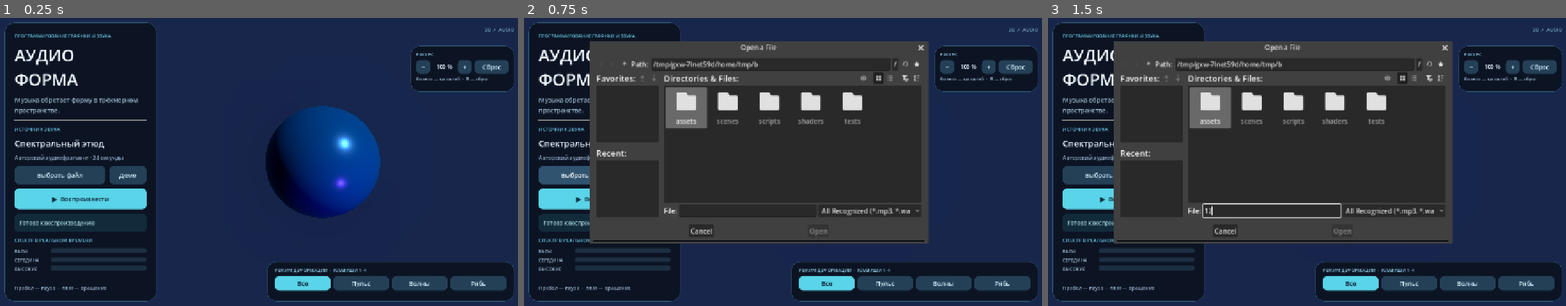
Above: before the commit, frames 1-3 (left to right).
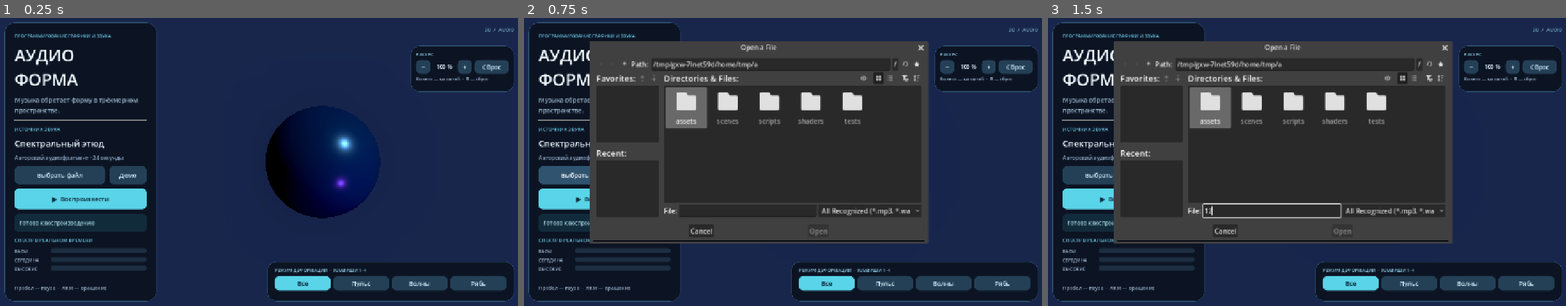
Above: after the commit, the same moments.

Repository: PavelLeon1/Audioforma
Game: Godot game, scene res://scenes/main.tscn
Two runs of this game, one before a commit and one after it. Both use one fixed random seed, a clock stepped at 60 frames per second and the inputs below. Sound files missing from this copy of the repository are replaced by a short silence.
Inputs (mouse positions are in pixels of both pictures, inside the frame that each line leads up to):
- Up to frame 1 (0.25 s): no input
- Up to frame 2 (0.75 s): click "Выбрать файл" at 0.5 s
- Up to frame 3 (1.5 s): click (1270, 210) at 1.27 s; type "12" at 1.35 s

The runs differ from the first frame. In frame 1, 6.3% of the frame differs, in the area x 51-74%, y 30-70%; in frame 2, less than 0.1%; in frame 3, less than 0.1%.

Commit message:
feat: добавить басовые волны и различие треков

Diff:
--- a/scripts/audio_controller.gd
+++ b/scripts/audio_controller.gd
@@ -5,6 +5,7 @@
 signal source_changed
 
 const SpectrumMapper = preload("res://scripts/spectrum_mapper.gd")
+const BassBeatDetector = preload("res://scripts/bass_beat_detector.gd")
 const DEMO_STREAM = preload("res://assets/audio/demo.wav")
 const BUS_NAME := "Audio Analysis"
 const INVALID_AUDIO_MESSAGE := "Не удалось прочитать аудиофайл. Проверьте его формат."
@@ -18,6 +19,8 @@
 var _analyzer: AudioEffectSpectrumAnalyzerInstance
 var _spectrum := Vector3.ZERO
 var _level := 0.0
+var _bass_beat_detector = BassBeatDetector.new()
+var _bass_hit := 0.0
 
 
 func _ready() -> void:
@@ -85,6 +88,7 @@
 
 func get_spectrum_analysis(delta: float) -> Vector3:
 	var target := Vector3.ZERO
+	_bass_hit = 0.0
 	if is_active():
 		if _analyzer == null and _bus_index >= 0:
 			_analyzer = AudioServer.get_bus_effect_instance(_bus_index, 0) as AudioEffectSpectrumAnalyzerInstance
@@ -94,8 +98,17 @@
 				_read_band(250.0, 2000.0),
 				_read_band(2000.0, 8000.0)
 			)
+			_bass_hit = _bass_beat_detector.update(_read_magnitude(20.0, 120.0), delta, true)
+		else:
+			_bass_beat_detector.reset()
+	else:
+		_bass_beat_detector.reset()
 	_spectrum = SpectrumMapper.smooth(_spectrum, target, delta)
 	return _spectrum
+
+
+func get_bass_hit() -> float:
+	return _bass_hit
 
 
 func get_audio_level(delta: float) -> float:
@@ -109,10 +122,14 @@
 
 
 func _read_band(from_hz: float, to_hz: float) -> float:
+	return SpectrumMapper.normalize_magnitude(_read_magnitude(from_hz, to_hz))
+
+
+func _read_magnitude(from_hz: float, to_hz: float) -> float:
 	var stereo := _analyzer.get_magnitude_for_frequency_range(
 		from_hz, to_hz, AudioEffectSpectrumAnalyzerInstance.MAGNITUDE_MAX
 	)
-	return SpectrumMapper.normalize_magnitude(maxf(stereo.x, stereo.y))
+	return maxf(stereo.x, stereo.y)
 
 
 func _prepare_audio_bus() -> void:
@@ -141,6 +158,8 @@
 	source_description = "%s · %d с" % [format, seconds]
 	_spectrum = Vector3.ZERO
 	_level = 0.0
+	_bass_beat_detector.reset()
+	_bass_hit = 0.0
 	if autoplay:
 		player.play()
 	source_changed.emit()
--- /dev/null
+++ b/scripts/bass_beat_detector.gd
@@ -0,0 +1,44 @@
+extends RefCounted
+
+const MIN_DB := -45.0
+const ONSET_DB := 2.6
+const RISE_DB := 1.2
+const BASELINE_SECONDS := 0.65
+const COOLDOWN_SECONDS := 0.27
+
+var _initialized := false
+var _baseline_db := 0.0
+var _previous_db := 0.0
+var _cooldown := 0.0
+
+
+func reset() -> void:
+	_initialized = false
+	_baseline_db = 0.0
+	_previous_db = 0.0
+	_cooldown = 0.0
+
+
+func update(magnitude: float, delta: float, active: bool) -> float:
+	if not active:
+		reset()
+		return 0.0
+
+	var current_db := linear_to_db(maxf(magnitude, 0.000001))
+	if not _initialized:
+		_initialized = true
+		_baseline_db = current_db
+		_previous_db = current_db
+		return 0.0
+
+	_cooldown = maxf(0.0, _cooldown - maxf(delta, 0.0))
+	var contrast := current_db - _baseline_db
+	var rise := current_db - _previous_db
+	var detected := current_db >= MIN_DB and contrast >= ONSET_DB and rise >= RISE_DB and _cooldown <= 0.0
+	var baseline_weight := 1.0 - exp(-maxf(delta, 0.0) / BASELINE_SECONDS)
+	_baseline_db = lerpf(_baseline_db, current_db, baseline_weight)
+	_previous_db = current_db
+	if detected:
+		_cooldown = COOLDOWN_SECONDS
+		return clampf(contrast / 7.0, 0.4, 1.0)
+	return 0.0
--- a/scripts/main.gd
+++ b/scripts/main.gd
@@ -26,6 +26,7 @@
 var orbit_pitch := 0.0
 var motion_time := 0.0
 var deformation_mode := 0
+var _bass_wave_slot := 0
 
 
 func _ready() -> void:
@@ -33,6 +34,7 @@
 	_set_mode(0)
 	audio_controller.playback_changed.connect(_update_playback_interface)
 	audio_controller.source_changed.connect(_update_source_interface)
+	audio_controller.source_changed.connect(_reset_bass_waves)
 	_update_source_interface()
 	_update_playback_interface()
 
@@ -44,6 +46,9 @@
 	var bands := audio_controller.get_spectrum_analysis(delta)
 	var level := audio_controller.get_audio_level(delta)
 	motion_time += delta
+	var bass_hit := audio_controller.get_bass_hit()
+	if bass_hit > 0.0:
+		_register_bass_hit(bass_hit)
 	_apply_audio_state(bands, level)
 	for index in range(3):
 		spectrum_bars[index].value = bands[index] * 100.0
@@ -55,6 +60,20 @@
 	orb_material.set_shader_parameter("high", bands.z)
 	orb_material.set_shader_parameter("level", level)
 	orb_material.set_shader_parameter("motion_time", motion_time)
+
+
+func _register_bass_hit(strength: float) -> void:
+	var suffix := "a" if _bass_wave_slot == 0 else "b"
+	orb_material.set_shader_parameter("bass_hit_time_" + suffix, motion_time)
+	orb_material.set_shader_parameter("bass_hit_strength_" + suffix, strength)
+	_bass_wave_slot = 1 - _bass_wave_slot
+
+
+func _reset_bass_waves() -> void:
+	_bass_wave_slot = 0
+	for suffix in ["a", "b"]:
+		orb_material.set_shader_parameter("bass_hit_time_" + suffix, -10.0)
+		orb_material.set_shader_parameter("bass_hit_strength_" + suffix, 0.0)
 
 
 func _set_mode(index: int) -> void:
--- a/scripts/spectrum_mapper.gd
+++ b/scripts/spectrum_mapper.gd
@@ -1,7 +1,7 @@
 extends RefCounted
 
 const FLOOR_DB := -66.0
-const CEILING_DB := -18.0
+const CEILING_DB := 0.0
 const ATTACK_SECONDS := 0.055
 const RELEASE_SECONDS := 0.22
 
@@ -22,7 +22,7 @@
 
 
 static func normalize_peak(decibels: float) -> float:
-	return clampf((decibels + 60.0) / 54.0, 0.0, 1.0)
+	return clampf((decibels + 60.0) / 60.0, 0.0, 1.0)
 
 
 static func smooth_level(current: float, target: float, delta: float) -> float:
--- a/shaders/orb.gdshader
+++ b/shaders/orb.gdshader
@@ -7,9 +7,23 @@
 uniform float level : hint_range(0.0, 1.0) = 0.0;
 uniform int deformation_mode : hint_range(0, 3) = 0;
 uniform float motion_time = 0.0;
+uniform float bass_hit_time_a = -10.0;
+uniform float bass_hit_strength_a : hint_range(0.0, 1.0) = 0.0;
+uniform float bass_hit_time_b = -10.0;
+uniform float bass_hit_strength_b : hint_range(0.0, 1.0) = 0.0;
 
 varying float wave_light;
 varying float ripple_light;
+varying float impact_light;
+
+float bass_wave(vec3 direction, float hit_time, float strength) {
+	float age = motion_time - hit_time;
+	float polar_angle = acos(clamp(direction.y, -1.0, 1.0));
+	float distance_to_front = (polar_angle - age * 4.0) / 0.22;
+	float front = exp(-distance_to_front * distance_to_front);
+	float attenuation = exp(-max(age, 0.0) * 0.9);
+	return strength * front * attenuation * step(0.0, age) * (1.0 - step(1.1, age));
+}
 
 void vertex() {
 	vec3 point = VERTEX;
@@ -19,10 +33,12 @@
 	float wave = sin(point.y * 5.5 + angle * 3.0 - motion_time * 4.0);
 	float ripple = sin(point.x * 23.0 + motion_time * 15.0)
 		* sin(point.y * 23.0 - motion_time * 13.0);
+	float bass_front = bass_wave(direction, bass_hit_time_a, bass_hit_strength_a)
+		+ bass_wave(direction, bass_hit_time_b, bass_hit_strength_b);
 	float offset = 0.0;
 
 	if (deformation_mode == 0 || deformation_mode == 1) {
-		offset += pulse;
+		offset += pulse + bass_front * 0.38;
 	}
 	if (deformation_mode == 0 || deformation_mode == 2) {
 		offset += mid * wave * 0.23;
@@ -34,18 +50,24 @@
 	VERTEX += direction * offset;
 	wave_light = wave * mid;
 	ripple_light = ripple * high;
+	impact_light = bass_front;
 }
 
 void fragment() {
-	vec3 quiet_color = vec3(0.045, 0.33, 0.58);
-	vec3 active_color = vec3(0.55, 0.09, 0.25);
-	vec3 surface_color = mix(quiet_color, active_color, smoothstep(0.07, 0.92, level));
-	float pattern = max(wave_light, 0.0) * 0.23 + max(ripple_light, 0.0) * 0.13;
+	vec3 quiet_color = vec3(0.055, 0.16, 0.31);
+	vec3 bass_color = vec3(0.17, 0.14, 0.43);
+	vec3 mid_color = vec3(0.48, 0.10, 0.32);
+	vec3 high_color = vec3(0.09, 0.48, 0.60);
+	float band_sum = max(bass + mid + high, 0.001);
+	vec3 band_color = (bass * bass_color + mid * mid_color + high * high_color) / band_sum;
+	vec3 surface_color = mix(quiet_color, band_color, smoothstep(0.05, 0.65, band_sum));
+	float pattern = max(wave_light, 0.0) * 0.23 + max(ripple_light, 0.0) * 0.13 + impact_light * 0.52;
 	float rim = pow(1.0 - max(dot(normalize(NORMAL), normalize(VIEW)), 0.0), 2.6);
 
 	ALBEDO = surface_color + vec3(pattern * 0.18, pattern * 0.42, pattern * 0.56);
 	METALLIC = 0.23;
 	ROUGHNESS = 0.27;
-	EMISSION = surface_color * (0.12 + level * 0.85 + pattern * 0.4)
-		+ mix(vec3(0.06, 0.3, 0.5), vec3(0.8, 0.13, 0.38), level) * rim * (0.2 + level * 0.8);
+	EMISSION = surface_color * (0.12 + level * 0.78 + pattern * 0.55)
+		+ band_color * rim * (0.2 + level * 0.8)
+		+ vec3(0.32, 0.78, 1.0) * impact_light * 1.5;
 }
--- a/tests/test_audio_analysis.gd
+++ b/tests/test_audio_analysis.gd
@@ -90,8 +90,18 @@
 	if controller.source_name != "Спектральный этюд":
 		_fail("Не удалось вернуться к демофрагменту")
 		return
+	var demo_hits := 0
+	for frame in range(75):
+		await create_timer(0.04).timeout
+		controller.get_spectrum_analysis(0.04)
+		if controller.get_bass_hit() > 0.0:
+			demo_hits += 1
+	if demo_hits < 2:
+		_fail("Басовые удары демофрагмента не запускают волны")
+		return
+	print("DEMO BASS HITS: %d" % demo_hits)
 
-	print("PASS: загрузка WAV/MP3/OGG, спектр и общая громкость")
+	print("PASS: загрузка WAV/MP3/OGG, спектр, громкость и удары")
 	player.stop()
 	holder.queue_free()
 	await create_timer(0.3).timeout
--- /dev/null
+++ b/tests/test_bass_beat_detector.gd
@@ -0,0 +1,37 @@
+extends SceneTree
+
+const Detector = preload("res://scripts/bass_beat_detector.gd")
+
+
+func _initialize() -> void:
+	var detector = Detector.new()
+	for frame in range(40):
+		if detector.update(db_to_linear(-28.0), 0.02, true) != 0.0:
+			_fail("Ровный бас не должен запускать бегущую волну")
+			return
+	if detector.update(db_to_linear(-26.0), 0.02, true) != 0.0:
+		_fail("Небольшое изменение баса не должно считаться ударом")
+		return
+	var first_hit: float = detector.update(db_to_linear(-20.0), 0.02, true)
+	if first_hit < 0.4:
+		_fail("Резкий басовый удар не обнаружен")
+		return
+	if detector.update(db_to_linear(-20.0), 0.02, true) != 0.0:
+		_fail("Один удар не должен запускать две волны")
+		return
+	for frame in range(25):
+		detector.update(db_to_linear(-28.0), 0.02, true)
+	if detector.update(db_to_linear(-20.0), 0.02, true) < 0.4:
+		_fail("Следующий басовый удар не обнаружен")
+		return
+	detector.update(0.0, 0.02, false)
+	if detector.update(db_to_linear(-20.0), 0.02, true) != 0.0:
+		_fail("После паузы детектор должен заново измерить фон")
+		return
+	print("PASS: детектор басовых ударов")
+	quit(0)
+
+
+func _fail(message: String) -> void:
+	push_error(message)
+	quit(1)
--- a/tests/test_spectrum_mapper.gd
+++ b/tests/test_spectrum_mapper.gd
@@ -25,8 +25,11 @@
 	if attack.x <= 1.0 - release.x:
 		_fail("Атака должна быть быстрее спада")
 		return
-	if Mapper.normalize_peak(-60.0) != 0.0 or Mapper.normalize_peak(-6.0) != 1.0:
+	if Mapper.normalize_peak(-60.0) != 0.0 or Mapper.normalize_peak(0.0) != 1.0:
 		_fail("Пиковая громкость должна ограничиваться диапазоном 0–1")
+		return
+	if Mapper.normalize_peak(-6.0) >= 1.0 or Mapper.normalize_magnitude(0.1) >= 1.0:
+		_fail("Шкала должна сохранять запас для более громких треков")
 		return
 	if Mapper.normalize_peak(-30.0) <= Mapper.normalize_peak(-40.0):
 		_fail("Рост громкости должен увеличивать яркость")
--- a/tests/test_visualizer.gd
+++ b/tests/test_visualizer.gd
@@ -33,6 +33,20 @@
 		if material.get_shader_parameter("deformation_mode") != index or not scene.mode_buttons[index].button_pressed:
 			_fail("Режим %d не выбран в шейдере и интерфейсе" % index)
 			return
+	scene.motion_time = 1.25
+	scene._register_bass_hit(0.8)
+	if not is_equal_approx(material.get_shader_parameter("bass_hit_time_a"), 1.25) or not is_equal_approx(material.get_shader_parameter("bass_hit_strength_a"), 0.8):
+		_fail("Басовый удар не передан в шейдер")
+		return
+	scene.motion_time = 1.65
+	scene._register_bass_hit(0.5)
+	if not is_equal_approx(material.get_shader_parameter("bass_hit_time_b"), 1.65):
+		_fail("Следующий басовый удар должен запускать отдельную волну")
+		return
+	scene._reset_bass_waves()
+	if material.get_shader_parameter("bass_hit_strength_a") != 0.0 or material.get_shader_parameter("bass_hit_strength_b") != 0.0:
+		_fail("При смене трека старые волны должны исчезнуть")
+		return
 
 	scene.set_process(false)
 	var camera := scene.get_node("Camera3D") as Camera3D
Not shown, changed: export_presets.cfg
Not shown, added: scripts/bass_beat_detector.gd.uid
Not shown, added: tests/test_bass_beat_detector.gd.uid
Not shown, changed: .gitignore
Not shown, changed: README.md
Not shown, changed: tools/build.ps1
Not shown, changed: tools/test.ps1
